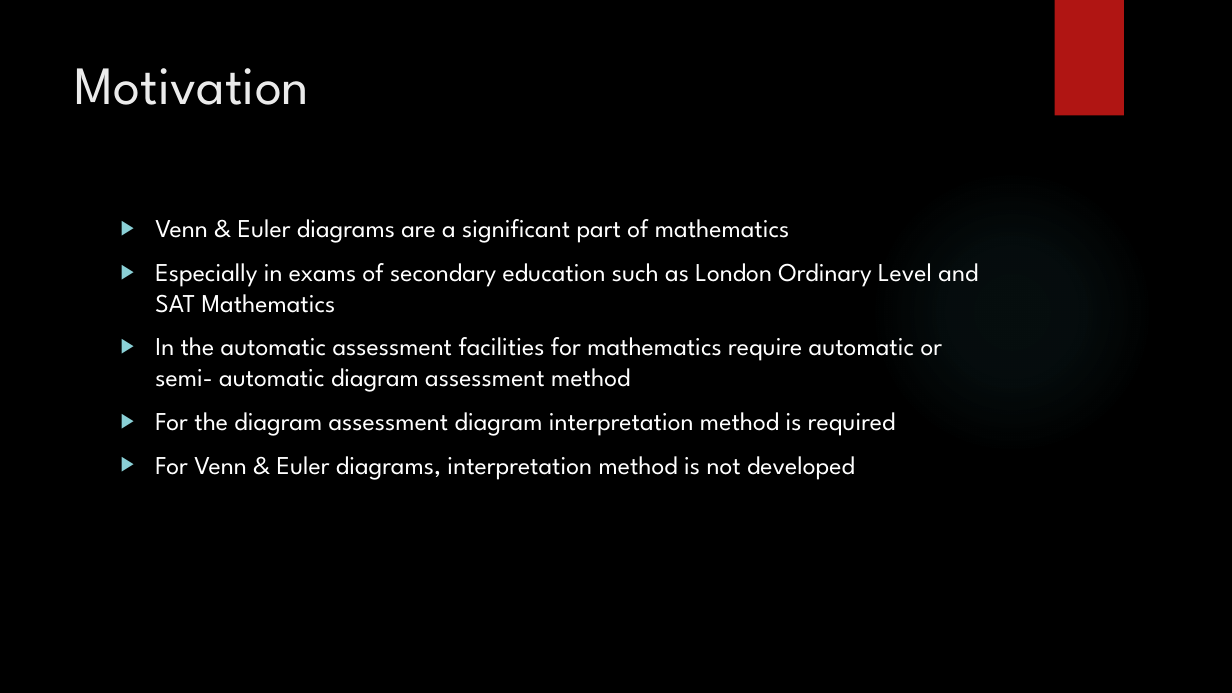
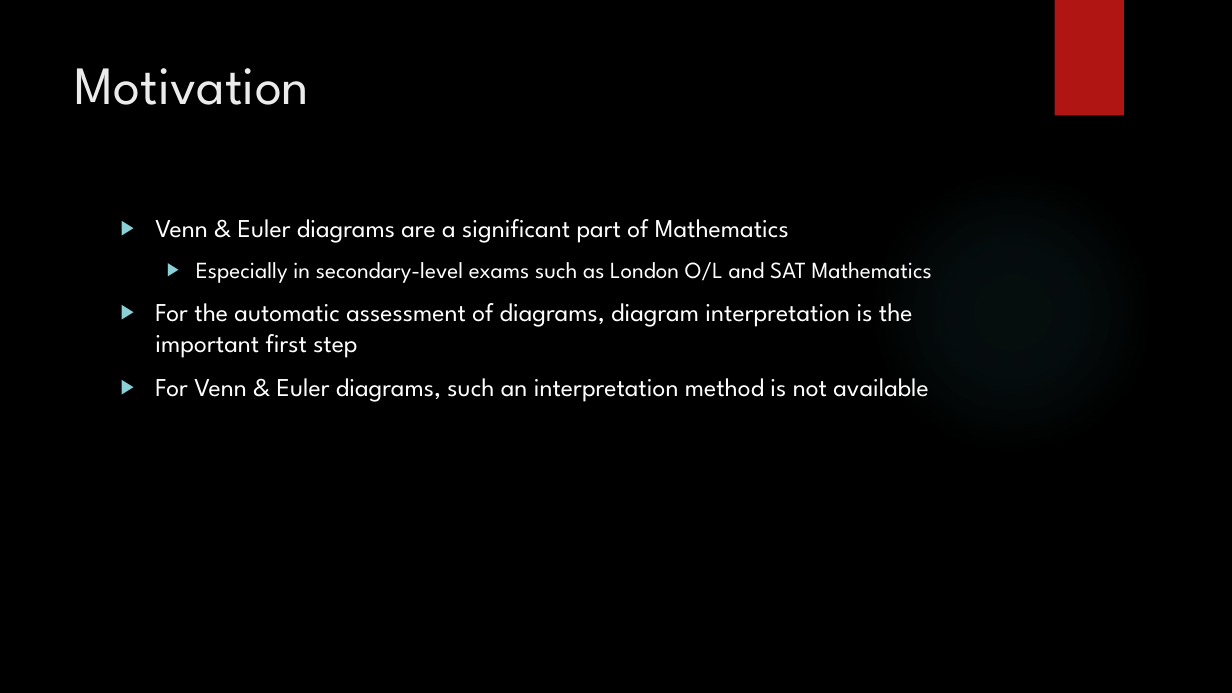
Before and after one commit to diunuge/Paper---Automatic-Assessment-of-Student-Answers-Consisting-of-Venn-and-Euler-Diagrams, a slide deck: slide 3 of paper - Computer Understanding of Venn & Euler Diagrams/conference presentation/ICTer Presentation.pptx. Drawn at 1232x693 pixels with LibreOffice and Linux fonts; fonts in the diff are those of the drawing; background and template pictures are left out. Boxes give left, top, right and bottom in pixels: in the first picture for what was removed or moved away, otherwise in the second. Text is boxed around its words. In the diff, an @@ line names an element or a change of style, - is before the commit and + after.

```diff
--- a/paper - Computer Understanding of Venn & Euler Diagrams/conference presentation/ICTer Presentation.pptx
+++ b/paper - Computer Understanding of Venn & Euler Diagrams/conference presentation/ICTer Presentation.pptx
@@ text at (155, 219, 932, 402): text changed @@
-▶ Venn & Euler diagrams are a significant part of mathematics
-▶ Especially in exams of secondary education such as London Ordinary Level and SAT Mathematics
-▶ In the automatic assessment facilities for mathematics require automatic or semi- automatic diagram assessment method
-▶ For the diagram assessment diagram interpretation method is required
-▶ For Venn & Euler diagrams, interpretation method is not developed
+▶ Venn & Euler diagrams are a significant part of Mathematics
+  ▶ Especially in secondary-level exams such as London O/L and SAT Mathematics
+▶ For the automatic assessment of diagrams, diagram interpretation is the important first step
+▶ For Venn & Euler diagrams, such an interpretation method is not available
```
Also in this commit, not shown: 13 other slides changed.
